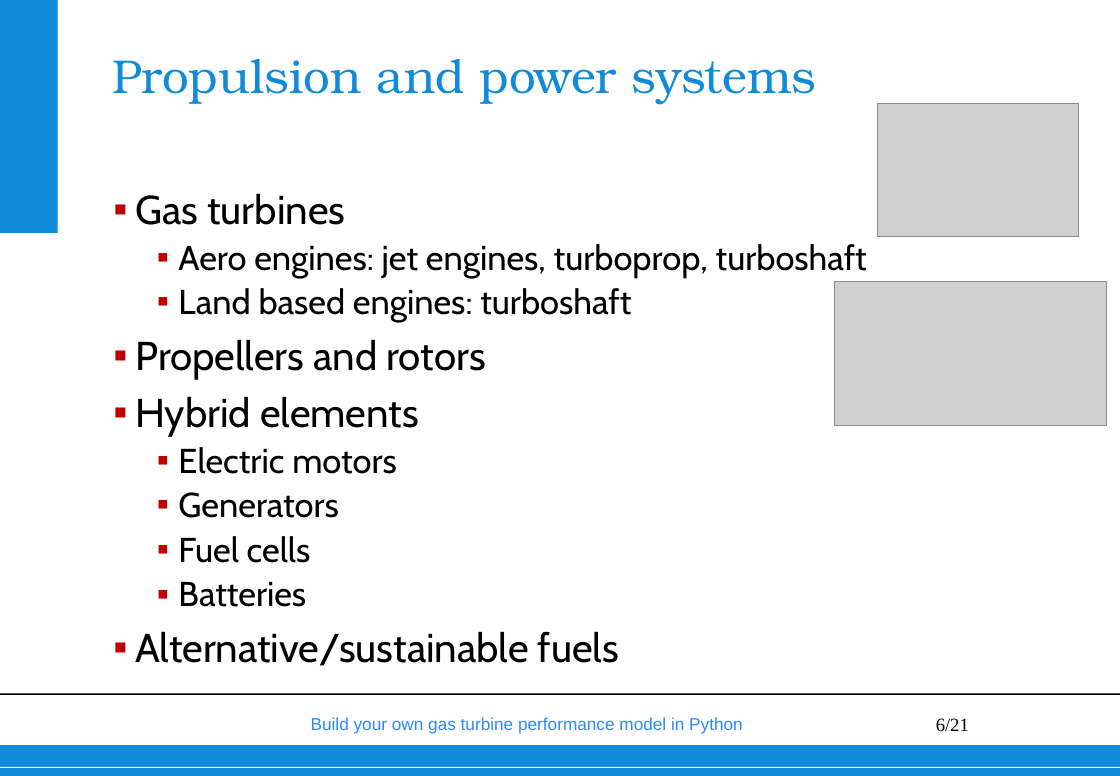
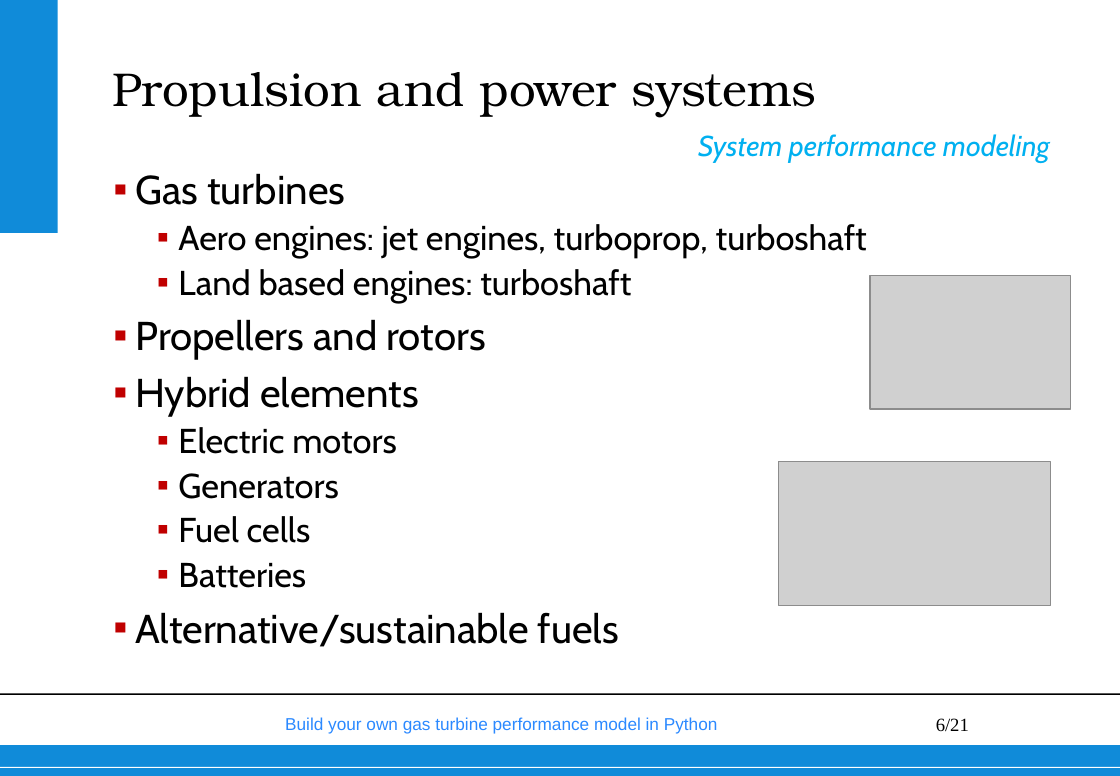
Before and after one commit to wvisser1958/GSPy, a slide deck: slide 6 of doc/Build your own gas turbine performance model from scratch.pptx. Drawn at 1120x776 pixels with LibreOffice and Linux fonts; fonts in the diff are those of the drawing; grey boxes stand for pictures; background and template pictures are left out. Boxes give left, top, right and bottom in pixels: in the first picture for what was removed or moved away, otherwise in the second. Text is boxed around its words. In the diff, an @@ line names an element or a change of style, - is before the commit and + after.

```diff
--- a/doc/Build your own gas turbine performance model from scratch.pptx
+++ b/doc/Build your own gas turbine performance model from scratch.pptx
@@ title "Propulsion and power systems": place and size @@
-title "Propulsion and power systems" at (112, 59, 817, 104)
+title "Propulsion and power systems" at (112, 72, 817, 117)
@@ title "Propulsion and power systems" at (112, 72, 817, 117): text colour #108BD9 to #000000; indent changed @@
@@ text added at (698, 134, 1050, 162), 20 pt, text #00B0F0, italic @@
+System performance modeling
@@ text "Gas turbines": place and size @@
-text "Gas turbines" at (135, 193, 867, 666)
+text "Gas turbines" at (135, 173, 867, 647)
@@ picture: place and size @@
-picture at (878, 103, 1079, 237)
+picture at (870, 276, 1070, 410)
@@ picture: place and size @@
-picture at (835, 281, 1107, 425)
+picture at (779, 461, 1051, 605)
@@ text "Build your own gas turbine ...": place and size @@
-text "Build your own gas turbine ..." at (311, 717, 743, 734)
+text "Build your own gas turbine ..." at (285, 717, 718, 734)
```
Also in this commit, not shown: 54 other slides changed, 2 slides added, 1 slide removed, 1 other file.
